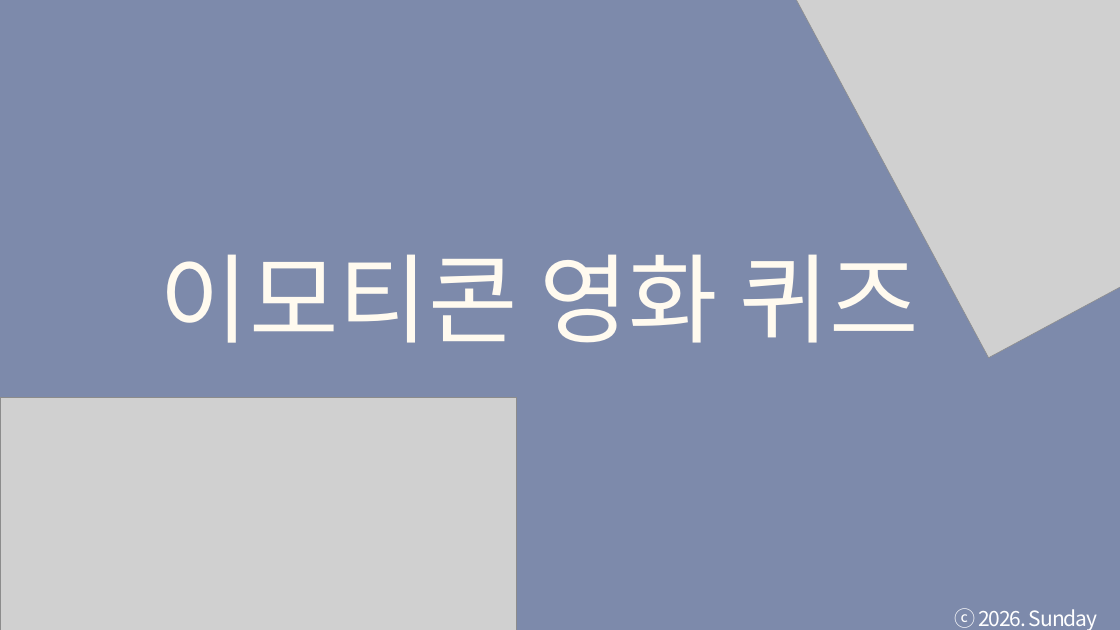
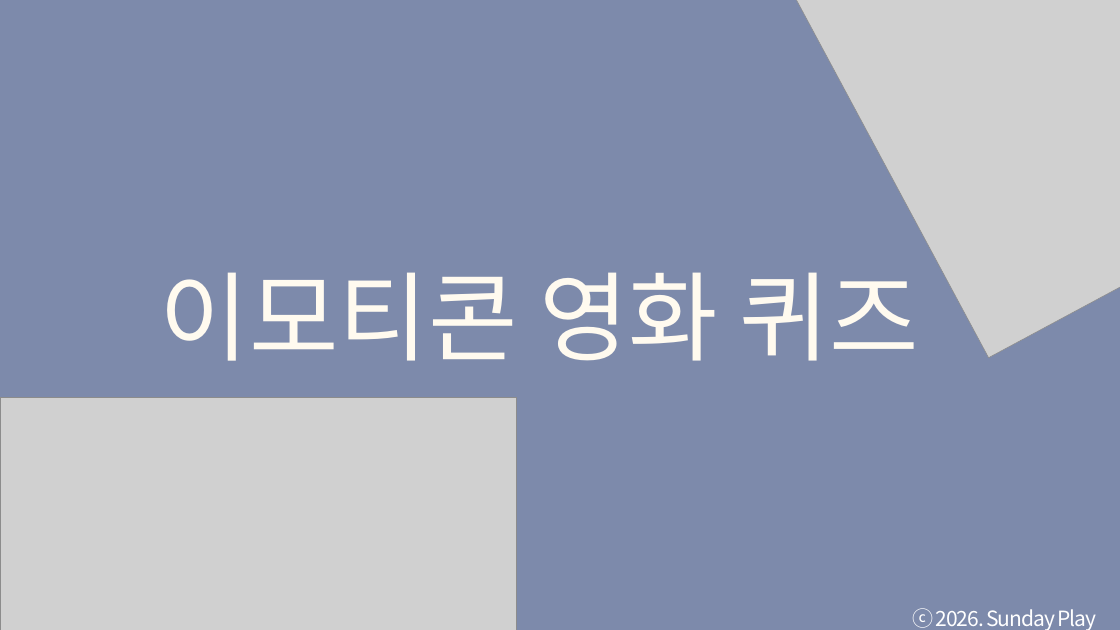
Before and after one commit to tkdgns25300/sunday_play, a slide deck: slide 4 of public/downloads/games/emoji-movie-quiz/rules.pptx. Drawn at 1120x630 pixels with LibreOffice and Linux fonts; fonts in the diff are those of the drawing; grey boxes stand for pictures. Boxes give left, top, right and bottom in pixels: in the first picture for what was removed or moved away, otherwise in the second. Text is boxed around its words. In the diff, an @@ line names an element or a change of style, - is before the commit and + after.

```diff
--- a/public/downloads/games/emoji-movie-quiz/rules.pptx
+++ b/public/downloads/games/emoji-movie-quiz/rules.pptx
@@ text "이모티콘 영화 퀴즈": place and size @@
-text "이모티콘 영화 퀴즈" at [160,254,919,343]
+text "이모티콘 영화 퀴즈" at [160,272,919,361]
@@ text "이모티콘 영화 퀴즈" at [160,272,919,361]: font Arial to Noto Sans CJK KR @@
@@ text "ⓒ 2026. Sunday Play" rewrapped from [955,608,1098,630] to [912,608,1097,630] @@
```
Also in this commit, not shown: 19 other slides changed, 3 other files.
